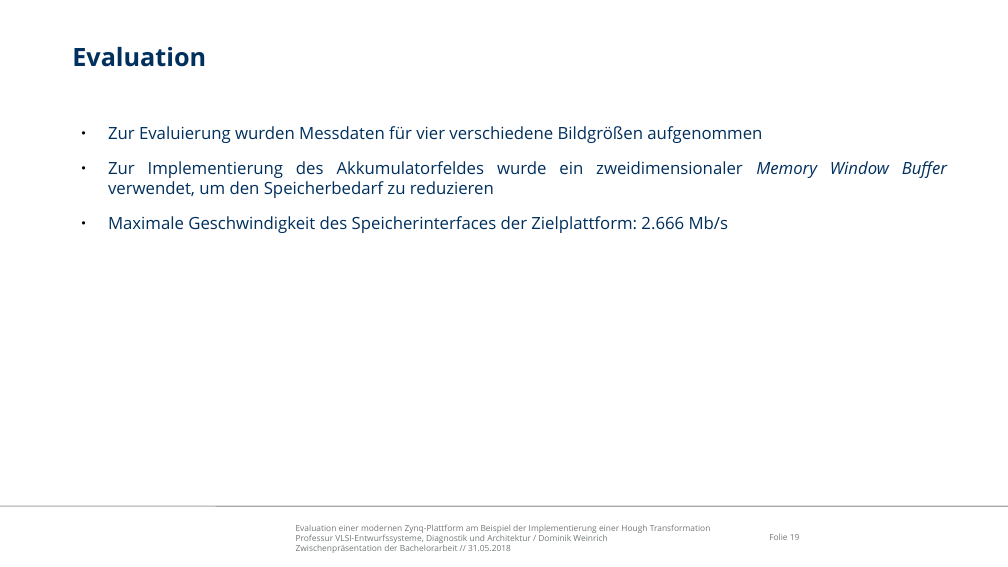
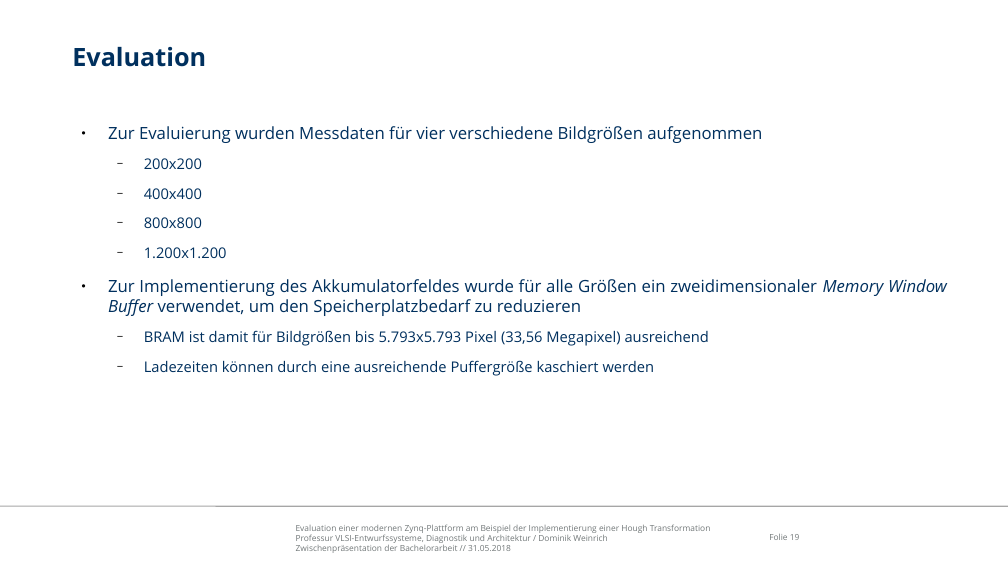
Before and after one commit to freeDom-/hough, a slide deck: slide 19 of Verteidigung/Verteidigung.odp. Drawn at 1008x567 pixels with LibreOffice and Linux fonts; fonts in the diff are those of the drawing; background and template pictures are left out. Boxes give left, top, right and bottom in pixels: in the first picture for what was removed or moved away, otherwise in the second. Text is boxed around its words. In the diff, an @@ line names an element or a change of style, - is before the commit and + after.

```diff
--- a/Verteidigung/Verteidigung.odp
+++ b/Verteidigung/Verteidigung.odp
@@ text at (108,158,947,376): text changed; size 16 to 14 pt @@
-● Zur Implementierung des Akkumulatorfeldes wurde ein zweidimensionaler Memory Window Buffer verwendet, um den Speicherbedarf zu reduzieren
-● Maximale Geschwindigkeit des Speicherinterfaces der Zielplattform: 2.666 Mb/s
+  − 200x200
+  − 400x400
+  − 800x800
+  − 1.200x1.200
+● Zur Implementierung des Akkumulatorfeldes wurde für alle Größen ein zweidimensionaler Memory Window Buffer verwendet, um den Speicherplatzbedarf zu reduzieren
+  − BRAM ist damit für Bildgrößen bis 5.793x5.793 Pixel (33,56 Megapixel) ausreichend
+  − Ladezeiten können durch eine ausreichende Puffergröße kaschiert werden
```
Also in this commit, not shown: 2 other slides changed, 2 slides added, 2 other files.
